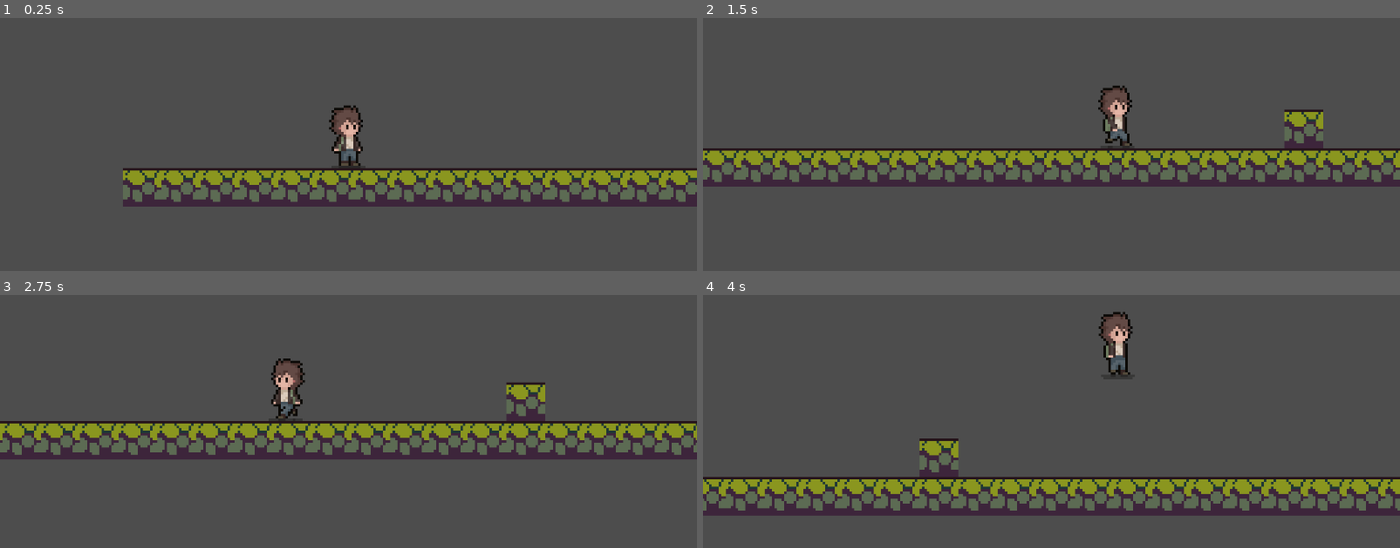
Above: before the commit, frames 1-4 (two rows, left to right).
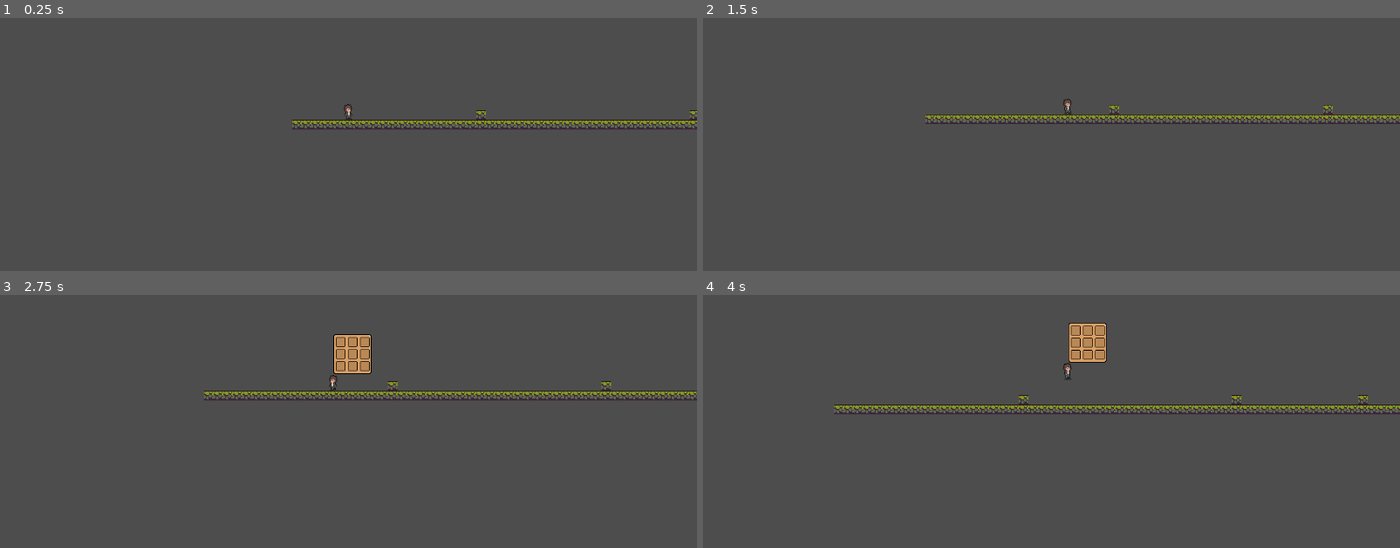
Above: after the commit, the same moments.

Repository: thalyssonDEV/hope
Game: Godot game, scene res://scenes/mundo.tscn
Same seed, same stepped clock (60 frames per second), same inputs: the game is played once before the commit and once after it.
Inputs:
- Up to frame 1 (0.25 s): no input
- Up to frame 2 (1.5 s): tap Enter (ui_accept) at 0.5, 0.77 s; hold Right (ui_right) from 0.53 s (still down); tap F (f, bound only after the commit) at 0.6, 1.35 s
- Up to frame 3 (2.75 s): tap Enter (ui_accept) at 1.52 s; release Right (ui_right) at 2.03 s; hold Left (ui_left) from 2.03 s (still down); tap F (f, bound only after the commit) at 2.1 s
- Up to frame 4 (4 s): release Left (ui_left) at 2.78 s; hold Right (ui_right) from 2.78 s (still down); tap F (f, bound only after the commit) at 2.85, 3.6 s; tap Enter (ui_accept) at 3.02, 3.77 s

The runs differ from the first frame. In frame 1, 14% of the frame differs, in the area x 17-100%, y 34-75%; in frame 2, 18%; in frame 3, 19%; in frame 4, 20%, in the area x 0-100%, y 6-88%.

Commit message:
constuir o inventario

Diff:
--- /dev/null
+++ b/hope1.0/inventory/caixinha_inventario.tscn
@@ -0,0 +1,14 @@
+[gd_scene load_steps=2 format=3 uid="uid://dmmrxb6gdir7u"]
+
+[ext_resource type="Texture2D" uid="uid://3sqo0f0tjahu" path="res://assets/inventory_sprites/inventory-slot.png" id="1_0p4n5"]
+
+[node name="Panel" type="Panel"]
+self_modulate = Color(1, 1, 1, 0)
+texture_filter = 1
+custom_minimum_size = Vector2(16, 16)
+offset_right = 16.0
+offset_bottom = 16.0
+
+[node name="Sprite2D" type="Sprite2D" parent="."]
+position = Vector2(8, 8)
+texture = ExtResource("1_0p4n5")
--- /dev/null
+++ b/hope1.0/inventory/inv_ui.gd
@@ -0,0 +1,23 @@
+extends Control
+
+#script de quando o inventario está aberto e fechado
+
+var is_open = false
+
+func _ready():
+	close()
+
+func  _process(delta):
+	if Input.is_action_just_pressed("f"):
+		if is_open:
+			close()
+		else:
+			open()
+
+func open():
+	visible = true
+	is_open = true
+
+func  close():
+	visible = false
+	is_open = false
--- /dev/null
+++ b/hope1.0/inventory/inventory.gd
@@ -0,0 +1,5 @@
+extends Resource
+
+class_name Inv
+
+@export var items:Array[InvItem]
--- /dev/null
+++ b/hope1.0/inventory/inventory_item.gd
@@ -0,0 +1,6 @@
+extends Resource
+
+class_name InvItem
+
+@export var name: String = ""
+@export var texture: Texture2D
--- /dev/null
+++ b/hope1.0/inventory/inventy_player.tres
@@ -0,0 +1,8 @@
+[gd_resource type="Resource" script_class="Inv" load_steps=3 format=3 uid="uid://djpj5un3bekqw"]
+
+[ext_resource type="Resource" uid="uid://u77a7fenvpka" path="res://inventory/items_inventory/apple.tres" id="1_hboyw"]
+[ext_resource type="Script" path="res://inventory/inventory.gd" id="2_ooikq"]
+
+[resource]
+script = ExtResource("2_ooikq")
+items = Array[Resource("res://inventory/inventory_item.gd")]([ExtResource("1_hboyw"), null, null, null, null, null, null, null, null])
--- /dev/null
+++ b/hope1.0/inventory/items_inventory/apple.tres
@@ -0,0 +1,9 @@
+[gd_resource type="Resource" script_class="InvItem" load_steps=3 format=3 uid="uid://u77a7fenvpka"]
+
+[ext_resource type="Script" path="res://inventory/inventory_item.gd" id="1_lhhl1"]
+[ext_resource type="Texture2D" uid="uid://buuttlhyk85cn" path="res://assets/items/apple-icon.png" id="2_a0gcs"]
+
+[resource]
+script = ExtResource("1_lhhl1")
+name = "apple"
+texture = ExtResource("2_a0gcs")
--- /dev/null
+++ b/hope1.0/inventory/items_inventory/inv_ui.tscn
@@ -0,0 +1,66 @@
+[gd_scene load_steps=4 format=3 uid="uid://b2ecgccou4vtf"]
+
+[ext_resource type="Script" path="res://inventory/inv_ui.gd" id="1_wwy6h"]
+[ext_resource type="Texture2D" uid="uid://cixs4o2em5iy3" path="res://assets/inventory_sprites/inventory-background.png" id="2_nfxq7"]
+[ext_resource type="PackedScene" uid="uid://dmmrxb6gdir7u" path="res://inventory/caixinha_inventario.tscn" id="3_qbrrt"]
+
+[node name="Inv_UI" type="Control"]
+custom_minimum_size = Vector2(64, 64)
+layout_mode = 3
+anchors_preset = 0
+offset_right = 64.0
+offset_bottom = 64.0
+script = ExtResource("1_wwy6h")
+
+[node name="NinePatchRect" type="NinePatchRect" parent="."]
+layout_mode = 0
+offset_right = 63.0
+offset_bottom = 66.0
+texture = ExtResource("2_nfxq7")
+patch_margin_left = 6
+patch_margin_top = 6
+patch_margin_right = 6
+patch_margin_bottom = 6
+
+[node name="GridContainer" type="GridContainer" parent="NinePatchRect"]
+layout_mode = 1
+anchors_preset = 8
+anchor_left = 0.5
+anchor_top = 0.5
+anchor_right = 0.5
+anchor_bottom = 0.5
+offset_left = -28.0
+offset_top = -28.0
+offset_right = 28.0
+offset_bottom = 28.0
+grow_horizontal = 2
+grow_vertical = 2
+columns = 3
+metadata/_edit_use_anchors_ = true
+
+[node name="Panel1" parent="NinePatchRect/GridContainer" instance=ExtResource("3_qbrrt")]
+layout_mode = 2
+
+[node name="Panel2" parent="NinePatchRect/GridContainer" instance=ExtResource("3_qbrrt")]
+layout_mode = 2
+
+[node name="Panel3" parent="NinePatchRect/GridContainer" instance=ExtResource("3_qbrrt")]
+layout_mode = 2
+
+[node name="Panel4" parent="NinePatchRect/GridContainer" instance=ExtResource("3_qbrrt")]
+layout_mode = 2
+
+[node name="Panel5" parent="NinePatchRect/GridContainer" instance=ExtResource("3_qbrrt")]
+layout_mode = 2
+
+[node name="Panel6" parent="NinePatchRect/GridContainer" instance=ExtResource("3_qbrrt")]
+layout_mode = 2
+
+[node name="Panel7" parent="NinePatchRect/GridContainer" instance=ExtResource("3_qbrrt")]
+layout_mode = 2
+
+[node name="Panel8" parent="NinePatchRect/GridContainer" instance=ExtResource("3_qbrrt")]
+layout_mode = 2
+
+[node name="Panel9" parent="NinePatchRect/GridContainer" instance=ExtResource("3_qbrrt")]
+layout_mode = 2
--- a/hope1.0/project.godot
+++ b/hope1.0/project.godot
@@ -13,11 +13,19 @@
 config/name="Hope Project"
 run/main_scene="res://scenes/mundo.tscn"
 config/features=PackedStringArray("4.2", "GL Compatibility")
-config/icon="res://icon.svg"
+config/icon="res://assets/icon.svg"
 
 [dotnet]
 
 project/assembly_name="Hope Project"
+
+[input]
+
+f={
+"deadzone": 0.5,
+"events": [Object(InputEventKey,"resource_local_to_scene":false,"resource_name":"","device":-1,"window_id":0,"alt_pressed":false,"shift_pressed":false,"ctrl_pressed":false,"meta_pressed":false,"pressed":false,"keycode":0,"physical_keycode":70,"key_label":0,"unicode":102,"echo":false,"script":null)
+]
+}
 
 [rendering]
 
--- a/hope1.0/scenes/player.tscn
+++ b/hope1.0/scenes/player.tscn
@@ -1,8 +1,10 @@
-[gd_scene load_steps=12 format=3 uid="uid://vlvpv0x8c1sp"]
+[gd_scene load_steps=14 format=3 uid="uid://vlvpv0x8c1sp"]
 
 [ext_resource type="Script" path="res://scripts/player.gd" id="1_wl4dk"]
 [ext_resource type="Texture2D" uid="uid://cff0npus2f2wv" path="res://assets/Sprites Player/Idle.png" id="2_6unw1"]
 [ext_resource type="Texture2D" uid="uid://bvi0flkan0c6x" path="res://assets/Sprites Player/run.png" id="2_85afv"]
+[ext_resource type="Resource" uid="uid://djpj5un3bekqw" path="res://inventory/inventy_player.tres" id="2_p077r"]
+[ext_resource type="PackedScene" uid="uid://b2ecgccou4vtf" path="res://inventory/items_inventory/inv_ui.tscn" id="5_dcc37"]
 
 [sub_resource type="AtlasTexture" id="AtlasTexture_crq07"]
 atlas = ExtResource("2_6unw1")
@@ -65,6 +67,7 @@
 
 [node name="Player" type="CharacterBody2D"]
 script = ExtResource("1_wl4dk")
+inv = ExtResource("2_p077r")
 
 [node name="Sprite" type="AnimatedSprite2D" parent="."]
 texture_filter = 1
@@ -78,5 +81,10 @@
 shape = SubResource("CapsuleShape2D_wafhu")
 
 [node name="Camera2D" type="Camera2D" parent="."]
-zoom = Vector2(4, 4)
 position_smoothing_enabled = true
+
+[node name="Inv_UI" parent="." instance=ExtResource("5_dcc37")]
+offset_left = 1.0
+offset_top = -79.0
+offset_right = 65.0
+offset_bottom = -15.0
--- a/hope1.0/scenes/scorpion.tscn
+++ b/hope1.0/scenes/scorpion.tscn
@@ -1,7 +1,7 @@
 [gd_scene load_steps=10 format=3 uid="uid://ch5d3mpg44v7t"]
 
 [ext_resource type="Texture2D" uid="uid://cbo4kori6w188" path="res://assets/Sprites Enemies/Scorpion/Scorpion_idle.png" id="1_cgpds"]
-[ext_resource type="Script" path="res://scenes/scorpion.gd" id="1_g4pov"]
+[ext_resource type="Script" path="res://scorpion.gd" id="1_g4pov"]
 [ext_resource type="PackedScene" uid="uid://bbhy0p10t41l2" path="res://scenes/killzone.tscn" id="2_5qnrh"]
 
 [sub_resource type="AtlasTexture" id="AtlasTexture_wxqhr"]
--- a/hope1.0/scripts/player.gd
+++ b/hope1.0/scripts/player.gd
@@ -8,7 +8,7 @@
 var gravity = ProjectSettings.get_setting("physics/2d/default_gravity")
 
 @onready var animation:AnimatedSprite2D = $Sprite
-
+@export var inv:Inv
 func _physics_process(delta):
 	# Add the gravity.
 	if not is_on_floor():
Renamed: hope1.0/icon.svg -> hope1.0/assets/icon.svg
Not shown, changed: hope1.0/assets/icon.svg.import
Binary file added: hope1.0/assets/inventory_sprites/inventory-background.png
Not shown, added: hope1.0/assets/inventory_sprites/inventory-background.png.import
Binary file added: hope1.0/assets/inventory_sprites/inventory-slot.png
Not shown, added: hope1.0/assets/inventory_sprites/inventory-slot.png.import
Binary file added: hope1.0/assets/items/apple-icon.png
Not shown, added: hope1.0/assets/items/apple-icon.png.import
Renamed: hope1.0/scenes/scorpion.gd -> hope1.0/scorpion.gd
